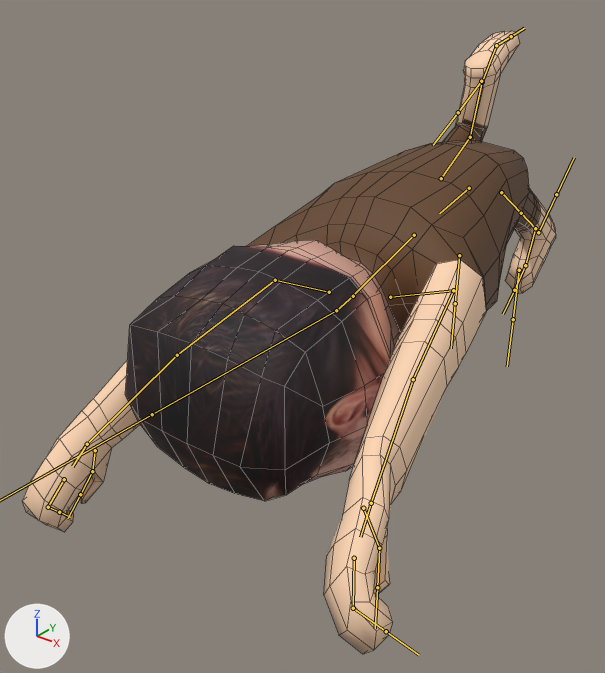
A saved change to the FBX model The-Following/Assets/Models/CharacterNr6 (2ndlegadded/Animations_Zombie2ndLeg.fbx.
Both versions are drawn from a 50 mm camera at (1.7, -3.06, 2.22) aimed at (-0.15, -0.74, 0.78). Every picture has the same lights, and +X, +Y and +Z are marked at lower left. Both versions are drawn at frame 1 of the action 'Armature.001|CharacterAction'; the numbers are the values there. The bones that bend it are drawn over the model as lines. Mesh edges are drawn as thin lines.

The first picture shows 'Character'.
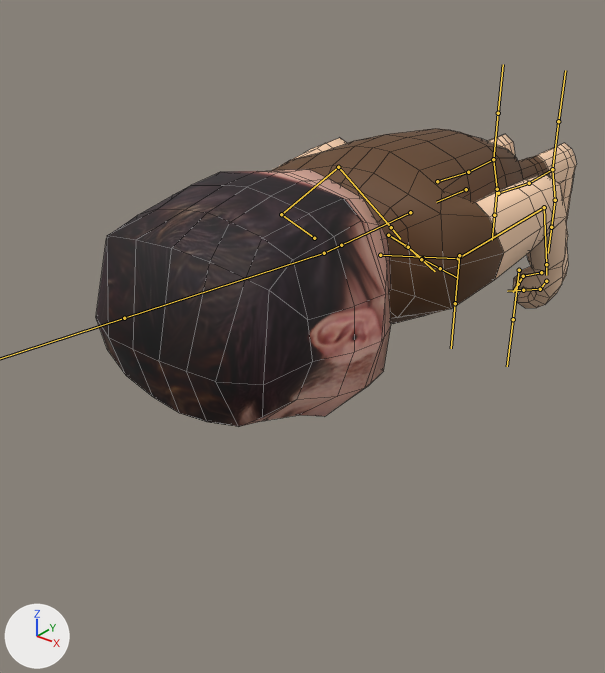
What differs and where, as boxes [x1, y1, x2, y2] in the pictures (605 x 673 px):
'Character', posed (10% narrower, 52% shorter)
    before: [22, 31, 556, 654]
    after: [96, 129, 576, 427]
bone 'Pelvis', root to tip
    before: (469, 188) to (439, 213)
    after: (466, 189) to (436, 202)
bone 'Chest', root to tip
    before: (414, 235) to (353, 295)
    after: (410, 212) to (342, 244)
bone 'Neck', root to tip
    before: (353, 296) to (336, 310)
    after: (341, 245) to (324, 253)
bone 'Head', root to tip
    before: (336, 310) to (152, 414)
    after: (324, 253) to (124, 318)
bone 'Shoulder.L', root to tip
    before: (390, 297) to (453, 290)
    after: (380, 255) to (458, 258)
bone 'UpperArm.L', root to tip
    before: (453, 290) to (413, 379)
    after: (458, 258) to (544, 207)
bone 'LowerArm.L', root to tip
    before: (413, 379) to (371, 503)
    after: (544, 207) to (546, 264)
bone 'Hand.L', root to tip
    before: (371, 503) to (360, 537)
    after: (546, 264) to (546, 275)
bone 'Fingers02.L', root to tip
    before: (353, 608) to (386, 631)
    after: (540, 289) to (523, 290)
bone 'Shoulder.R', root to tip
    before: (329, 292) to (275, 280)
    after: (314, 238) to (281, 214)
bone 'UpperArm.R', root to tip
    before: (275, 280) to (177, 355)
    after: (281, 214) to (338, 167)
bone 'LowerArm.R', root to tip
    before: (177, 355) to (87, 444)
    after: (338, 167) to (391, 227)
bone 'Hand.R', root to tip
    before: (87, 444) to (72, 466)
    after: (391, 227) to (400, 239)
bone 'Fingers02.R', root to tip
    before: (48, 507) to (59, 512)
    after: (422, 259) to (440, 268)
bone 'UpperLeg.L', root to tip
    before: (501, 192) to (521, 213)
    after: (498, 193) to (529, 183)
bone 'LowerLeg.L', root to tip
    before: (521, 213) to (535, 228)
    after: (529, 183) to (552, 169)
bone 'Foot.L', root to tip
    before: (535, 228) to (525, 265)
    after: (552, 169) to (555, 200)
bone 'UpperLeg.R', root to tip
    before: (441, 178) to (470, 137)
    after: (437, 181) to (468, 172)
bone 'LowerLeg.R', root to tip
    before: (470, 137) to (482, 82)
    after: (468, 172) to (493, 159)
bone 'Foot.R', root to tip
    before: (482, 82) to (496, 45)
    after: (493, 159) to (497, 189)
bone 'Toes.R', root to tip
    before: (496, 45) to (511, 36)
    after: (497, 189) to (494, 215)

What the commit changed:
Bone 'Pelvis' (bone_pelvis) moves from (0.0, -0.03, -0.001) to (0.0, 0.0, 0.0).
Bone 'Pelvis' (bone_pelvis) turns from (13, -2, 0) to (0, 0, 0) degrees about its own x, y and z.
Bone 'Chest' (bone_chest) turns from (0, 14, -2) to (0, 0, 0) degrees about its own x, y and z.
Bone 'Neck' (bone_neck) turns from (0, -11, 2) to (0, 0, 0) degrees about its own x, y and z.
Bone 'Head' (bone_head) turns from (-12, 0, 0) to (-4, 0, 0) degrees about its own x, y and z.
Bone 'Shoulder.L' (bone_shoulder_l) moves from (-0.003, -0.001, -0.001) to (0.0, 0.0, 0.0).
Bone 'Shoulder.L' (bone_shoulder_l) turns from (-8, 4, 21) to (-3, 7, 0) degrees about its own x, y and z.
Bone 'UpperArm.L' (bone_upperarm_l) turns from (0, -34, 55) to (-1, 3, -80) degrees about its own x, y and z.
Bone 'LowerArm.L' (bone_lowerarm_l) turns from (3, 10, -3) to (56, 11, -10) degrees about its own x, y and z.
Bone 'Hand.L' (bone_hand_l) turns from (14, -35, -6) to (0, 0, 0) degrees about its own x, y and z.
Bone 'Fingers02.L' (bone_fingers02_l) turns from (2, -8, -63) to (11, -2, -36) degrees about its own x, y and z.
Bone 'Shoulder.R' (bone_shoulder_r) moves from (-0.005, 0.002, 0.001) to (0.0, 0.0, 0.0).
Bone 'Shoulder.R' (bone_shoulder_r) turns from (-9, -9, -22) to (-3, -7, 0) degrees about its own x, y and z.
Bone 'UpperArm.R' (bone_upperarm_r) turns from (3, 23, -48) to (-1, -3, 80) degrees about its own x, y and z.
Bone 'LowerArm.R' (bone_lowerarm_r) turns from (7, -2, 3) to (56, -11, 10) degrees about its own x, y and z.
Bone 'Hand.R' (bone_hand_r) turns from (10, 33, -3) to (0, 0, 0) degrees about its own x, y and z.
Bone 'Fingers02.R' (bone_fingers02_r) turns from (20, -2, 72) to (11, 2, 36) degrees about its own x, y and z.
Bone 'UpperLeg.L' (bone_upperleg_l) turns from (42, -6, -7) to (0, -1, 0) degrees about its own x, y and z.
Bone 'LowerLeg.L' (bone_lowerleg_l) turns from (5, 0, 1) to (0, 0, 0) degrees about its own x, y and z.
Bone 'Foot.L' (bone_foot_l) turns from (-13, 4, 5) to (0, 1, 1) degrees about its own x, y and z.
Bone 'UpperLeg.R' (bone_upperleg_r) turns from (-18, -3, -1) to (0, 1, 0) degrees about its own x, y and z.
Bone 'LowerLeg.R' (bone_lowerleg_r) turns from (-53, 4, 7) to (0, 0, 0) degrees about its own x, y and z.
Bone 'Foot.R' (bone_foot_r) turns from (32, -5, 3) to (0, -1, -1) degrees about its own x, y and z.
Bone 'Toes.R' (bone_toes_r) turns from (15, 0, 0) to (0, 0, 0) degrees about its own x, y and z.
